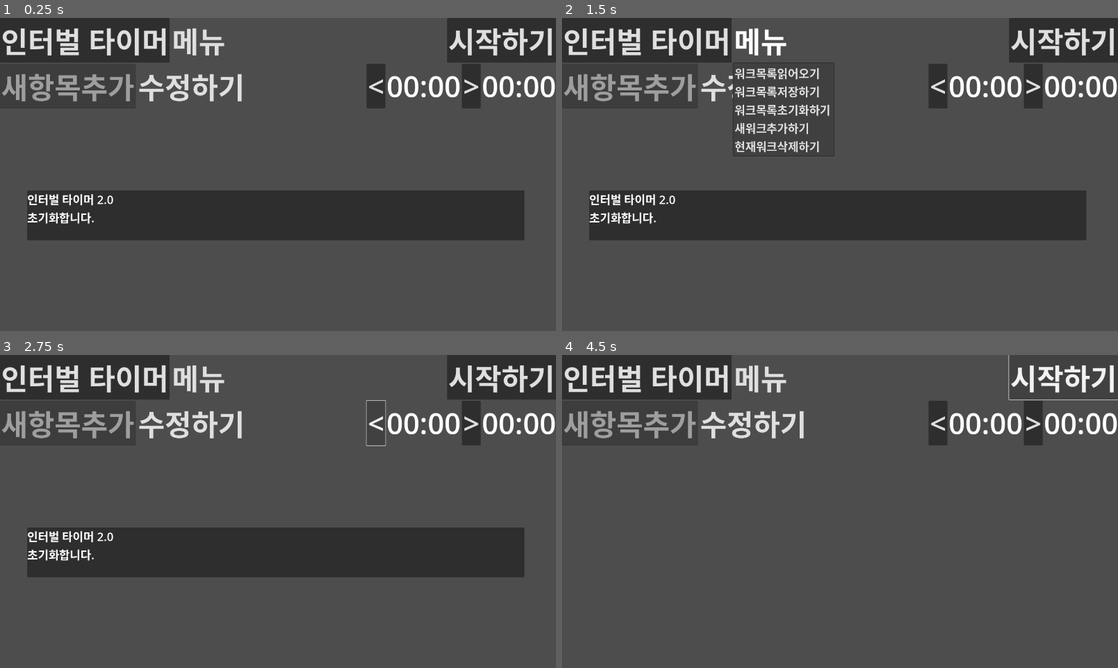
Above: before the commit, frames 1-4 (two rows, left to right).
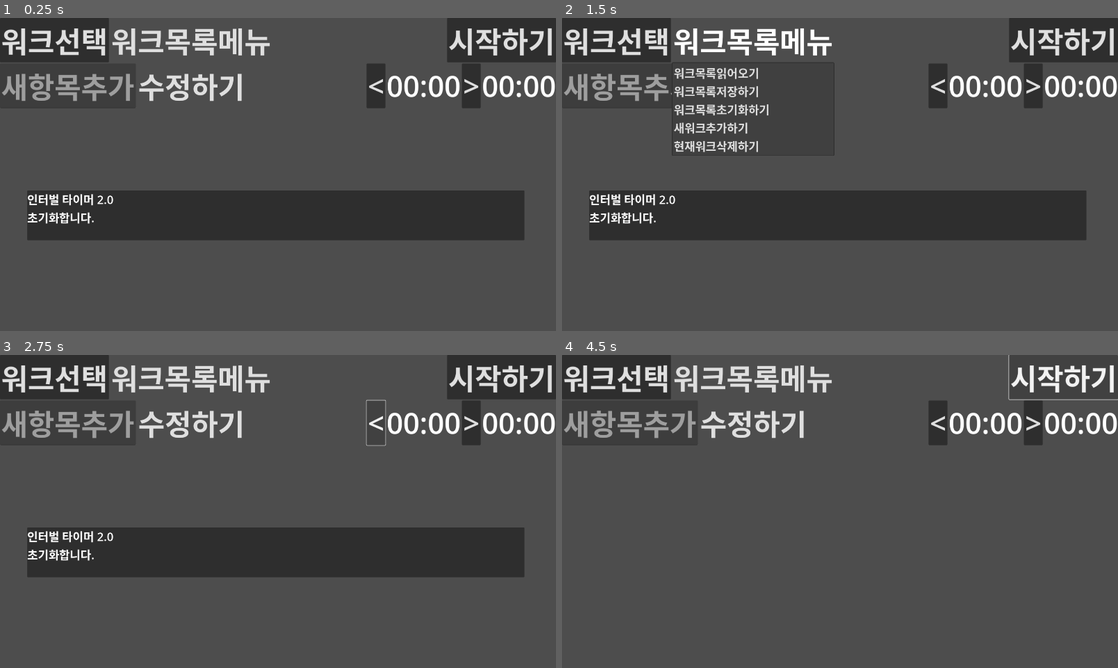
Above: after the commit, the same moments.

Repository: kasworld/maranic
Game: Godot game, scene res://main.tscn
Two runs of this game, one before a commit and one after it. Both use one fixed random seed, a clock stepped at 60 frames per second and the inputs below.
Inputs:
- Up to frame 1 (0.25 s): no input
- Up to frame 2 (1.5 s): click "인터벌 타이머" (after the commit: "워크선택") at 0.5 s; click "메뉴" (after the commit: "워크목록메뉴") at 1.25 s
- Up to frame 3 (2.75 s): click "<" at 2 s
- Up to frame 4 (4.5 s): click ">" at 2.75 s; click "시작하기" at 3.5 s; click "멈추기" at 4.25 s

The runs differ from the first frame. In frame 1, 3.5% of the frame differs, in the area x 0-100%, y 0-27%; in frame 2, 6.0%, in the area x 0-100%, y 0-45%; in frame 3, 3.6%; in frame 4, 3.6%.
Error before the commit: Invalid access to property or key 'second' on a base object of type 'Nil'. (res://subwork_node.gd:43)
Error after the commit: Invalid access to property or key 'second' on a base object of type 'Nil'. (res://subwork_node.gd:71)

Commit message:
second edit repeat

Diff:
--- a/main.tscn
+++ b/main.tscn
@@ -24,13 +24,13 @@
 [node name="WorkListMenuButton" type="MenuButton" parent="VBoxContainer/TitleContainer"]
 layout_mode = 2
 theme = ExtResource("3_sxpny")
-text = "인터벌 타이머"
+text = "워크선택"
 flat = false
 
 [node name="CmdMenuButton" type="MenuButton" parent="VBoxContainer/TitleContainer"]
 layout_mode = 2
 theme = ExtResource("3_sxpny")
-text = "메뉴"
+text = "워크목록메뉴"
 item_count = 5
 popup/item_0/text = "워크목록읽어오기"
 popup/item_0/id = 0
--- a/subwork_node.gd
+++ b/subwork_node.gd
@@ -6,7 +6,6 @@
 var subwork :WorkList.SubWork
 var subwork_index :int
 var remainSec = 0
-var incSec = 10
 
 func set_subwork(i :int,  sw :WorkList.SubWork)->void:
 	subwork_index = i
@@ -39,19 +38,6 @@
 	$MenuButton.get_popup().theme = preload("res://menulist_theme.tres")
 	pass # Replace with function body.
 
-func _on_sec_dec_button_pressed() -> void:
-	subwork.second -= incSec
-	if subwork.second < 0 :
-		subwork.second = 0
-	reset_time()
-	update_time_labels()
-
-func _on_sec_inc_button_pressed() -> void:
-	subwork.second += incSec
-	reset_time()
-	update_time_labels()
-
-
 func _on_menu_button_toggled(button_pressed: bool) -> void:
 	if button_pressed: # list opened
 		return
@@ -72,3 +58,51 @@
 func _on_name_edit_text_submitted(new_text: String) -> void:
 	$NameEdit.editable = false
 	subwork.name = $NameEdit.text
+
+func _on_name_edit_focus_exited() -> void:
+	$NameEdit.editable = false
+
+func _on_name_edit_focus_entered() -> void:
+	$NameEdit.editable = true
+
+# subwork second edit #########################################
+
+func add_subwork_second(diff :int) ->void:
+	subwork.second += diff
+	if subwork.second < 0 :
+		subwork.second = 0
+	reset_time()
+	update_time_labels()
+
+var click_inc_sec = 10
+var repeat_inc_sec = 0
+var max_inc_sec = 60
+
+func _on_sec_dec_button_button_down() -> void:
+	repeat_inc_sec = -1
+	$Timer.start(0.1)
+func _on_sec_dec_button_button_up() -> void:
+	if repeat_inc_sec == -1 :
+		add_subwork_second(-click_inc_sec)
+	repeat_inc_sec = 0
+	$Timer.stop()
+
+func _on_sec_inc_button_button_down() -> void:
+	repeat_inc_sec = 1
+	$Timer.start(0.1)
+func _on_sec_inc_button_button_up() -> void:
+	if repeat_inc_sec == 1 :
+		add_subwork_second(click_inc_sec)
+	repeat_inc_sec = 0
+	$Timer.stop()
+
+func _on_timer_timeout() -> void:
+	add_subwork_second(repeat_inc_sec)
+	if repeat_inc_sec < 0 :
+		repeat_inc_sec -=1
+		if repeat_inc_sec < -max_inc_sec :
+			repeat_inc_sec = -max_inc_sec
+	else :
+		repeat_inc_sec +=1
+		if repeat_inc_sec > max_inc_sec :
+			repeat_inc_sec = max_inc_sec
--- a/subwork_node.tscn
+++ b/subwork_node.tscn
@@ -55,7 +55,14 @@
 theme = ExtResource("2_dbx7h")
 text = "00:00"
 
+[node name="Timer" type="Timer" parent="."]
+
+[connection signal="focus_entered" from="NameEdit" to="." method="_on_name_edit_focus_entered"]
+[connection signal="focus_exited" from="NameEdit" to="." method="_on_name_edit_focus_exited"]
 [connection signal="text_submitted" from="NameEdit" to="." method="_on_name_edit_text_submitted"]
 [connection signal="toggled" from="MenuButton" to="." method="_on_menu_button_toggled"]
-[connection signal="pressed" from="SecDecButton" to="." method="_on_sec_dec_button_pressed"]
-[connection signal="pressed" from="SecIncButton" to="." method="_on_sec_inc_button_pressed"]
+[connection signal="button_down" from="SecDecButton" to="." method="_on_sec_dec_button_button_down"]
+[connection signal="button_up" from="SecDecButton" to="." method="_on_sec_dec_button_button_up"]
+[connection signal="button_down" from="SecIncButton" to="." method="_on_sec_inc_button_button_down"]
+[connection signal="button_up" from="SecIncButton" to="." method="_on_sec_inc_button_button_up"]
+[connection signal="timeout" from="Timer" to="." method="_on_timer_timeout"]
--- a/work_list.gd
+++ b/work_list.gd
@@ -11,6 +11,9 @@
 	func _init(rawdata) -> void:
 		if rawdata.size() != 2 :
 			errmsg = "invalid subwork %s" % [rawdata]
+			return
+		if rawdata[1] < 0 :
+			errmsg = "subwork second must 0 or more %s" % [rawdata]
 			return
 		name = rawdata[0]
 		second = rawdata[1]
